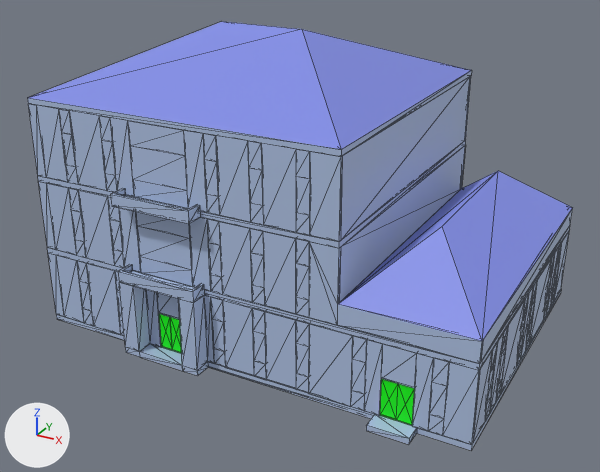
Two versions of the glTF model src/assets/3d/solid/models/Dewatering_Building.glb, one commit apart.
Before and after are seen from a 50 mm camera at (30.7, -49.6, 20.3) aimed at (4.6, -2.0, -3.5). Every picture has the same lights, and +X, +Y and +Z are marked at lower left. The picture after the commit comes second. Mesh edges are drawn as thin lines. Where no turn or scale is listed for an object, it has been applied to the vertices. Vertices at exactly the same position are counted once.

Names of what the first picture shows: 'Floor1', 'Floor2', 'Floor3', 'Roof'.
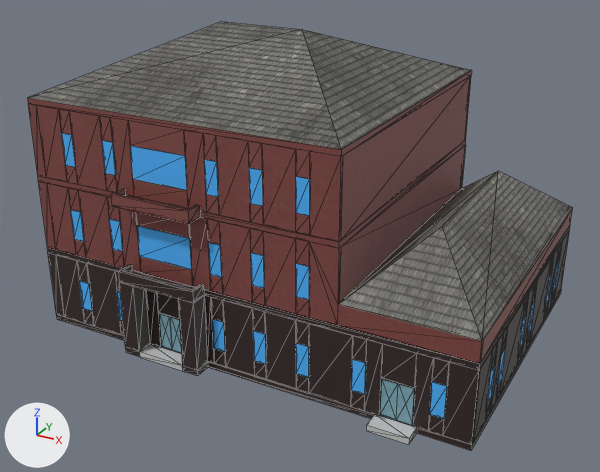
Boxes (x1, y1, x2, y2) around the edits, measured in the pictures (600 x 472 px; the box of a moved part takes in the faces that stretch with it):
'Floor2', surface changed (darker): (38, 146, 573, 370) in both
'Floor1', surface changed, reshaped (blue to black): (48, 231, 569, 450) in both
'Roof', surface changed, recoloured (blue to grey): (27, 22, 472, 157) in both
part 1 of me_mesh_408, recoloured: (27, 71, 472, 157) in both
part 2 of me_mesh_475, moved or reshaped: (107, 196, 223, 295) in both
part 3 of me_mesh_475, surface changed (darker): (38, 146, 573, 370) in both
part 4 of me_mesh_475, recoloured: (47, 226, 570, 370) in both
part 5 of me_mesh_475, recoloured: (71, 210, 309, 300) in both
part 6 of me_mesh_475, recoloured (blue to brown): (38, 146, 573, 364) in both
part 7 of me_mesh_528, moved or reshaped: (115, 271, 223, 371) in both
part 8 of me_mesh_528, recoloured: (159, 314, 415, 425) in both
part 9 of me_mesh_528, recoloured: (366, 415, 417, 444) in both
part 10 of me_mesh_528, recoloured (blue to black): (48, 231, 569, 450) in both
part 11 of me_mesh_528, recoloured: (79, 262, 559, 418) in both
part 12 of me_mesh_417, recoloured (blue to brown): (28, 76, 471, 248) in both
part 13 of me_mesh_417, recoloured: (62, 133, 310, 216) in both

What changed in the scene script:
```text
Change mat_door:
    remove mat_door.base_color = (0.0, 1.0, 0.0)  # green #00ff00
    add mat_door.texture = img_door
Change mat_roof:
    remove mat_roof.base_color = (0.224, 0.271, 0.8)  # blue #828ee7
    add mat_roof.texture = img_roof
Add mat_window:
    mat_window = principled_material('window')
    mat_window.texture = img_window
    mat_window.roughness = 0.553
Add mat_wall2:
    mat_wall2 = principled_material('wall2')
    mat_wall2.texture = img_wall2
    mat_wall2.roughness = 0.553
Add mat_gate:
    mat_gate = principled_material('gate')
    mat_gate.texture = img_gate
    mat_gate.roughness = 0.553
Add mat_wall3:
    mat_wall3 = principled_material('wall3')
    mat_wall3.texture = img_wall3
    mat_wall3.roughness = 0.553
Change me_mesh_528:
    remove me_mesh_528.from_pydata(...)  # 674 vertices, 1728 faces; spans x -10.9..20.7, y -12.2..12.3, z -10.0..-4.6
    add me_mesh_528.from_pydata(...)  # 670 vertices, 1724 faces; spans x -10.9..20.7, y -12.2..12.3, z -10.0..-4.6
    me_mesh_528 part 7
    4 vertices are removed from x 10.5, y -1.3..-0.1, z -10.0..-9.6
    255 faces are deleted
    3 new faces join them, mat_other (grey #9d9d9d)
    42 new faces join them, mat_ground (picture img_ground)
    206 new faces join them, mat_wall3 (picture img_wall3)
    me_mesh_528 part 8: 96 faces spanning x -1.3..17.1, y -11.0..11.0, z -9.6..-7.0 switch from mat_door (green #00ff00) to mat_gate (picture img_gate)
    me_mesh_528 part 9: 115 faces spanning x -10.1..20.4, y -12.2..12.3, z -10.0..-4.6 switch from mat_wall (blue #afc2e3) to mat_ground (picture img_ground)
    me_mesh_528 part 10: 1024 faces spanning x -10.9..20.7, y -12.2..12.3, z -10.0..-4.6 switch from mat_wall (blue #afc2e3) to mat_wall3 (picture img_wall3)
    me_mesh_528 part 11: 200 faces spanning x -8.2..20.7, y -11.0..11.1, z -8.4..-6.2 switch from mat_wall (blue #afc2e3) to mat_window (picture img_window)
Change me_mesh_475:
    where me_mesh_475.from_pydata(...)  # 460 vertices, 1190 faces; spans x -10.9..20.7, y -12.2..12.3, z -4.6..1.2
    me_mesh_475 part 2
    117 faces are deleted
    117 new faces join them, mat_wall2 (picture img_wall2)
    me_mesh_475 part 3: 1061 kept faces spanning x -10.9..20.7, y -12.2..12.3, z -4.6..1.2 get new texture (UV) coordinates
    me_mesh_475 part 4: 120 faces spanning x -10.9..20.7, y -12.2..12.3, z -4.6..-3.8 switch from mat_wall (blue #afc2e3) to mat_wall3 (picture img_wall3)
    me_mesh_475 part 5: 216 faces spanning x -10.9..10.2, y -11.0..11.1, z -3.0..-0.8 switch from mat_wall (blue #afc2e3) to mat_window (picture img_window)
    me_mesh_475 part 6: 679 faces spanning x -10.9..20.7, y -11.0..11.1, z -4.2..0.8 switch from mat_wall (blue #afc2e3) to mat_wall2 (picture img_wall2)
    add me_mesh_475.materials.append(mat_ground)  # picture img_ground
Change me_mesh_408:
    where me_mesh_408.from_pydata(...)  # 10 vertices, 18 faces; spans x -10.9..12.1, y -11.0..11.1, z 6.2..10.6
    me_mesh_408 part 1: all 12 faces that had it switch from mat_wall (blue #afc2e3) to mat_wall2 (picture img_wall2)
Change me_mesh_417:
    remove me_mesh_417.from_pydata(...)  # 466 vertices, 1142 faces; spans x -10.9..12.1, y -12.2..12.3, z 0.8..6.2
    add me_mesh_417.from_pydata(...)  # 466 vertices, 1140 faces; spans x -10.9..12.1, y -12.2..12.3, z 0.8..6.2
    me_mesh_417 part 12: 720 faces spanning x -10.9..12.1, y -12.2..12.3, z 0.8..6.2 switch from mat_wall (blue #afc2e3) to mat_wall2 (picture img_wall2)
    me_mesh_417 part 13: 180 faces spanning x -10.9..10.2, y -11.0..11.1, z 2.4..4.6 switch from mat_wall (blue #afc2e3) to mat_window (picture img_window)
    edits to the shape of me_mesh_417 do not show in these pictures
    add me_mesh_417.materials.append(mat_ground)  # picture img_ground
```
